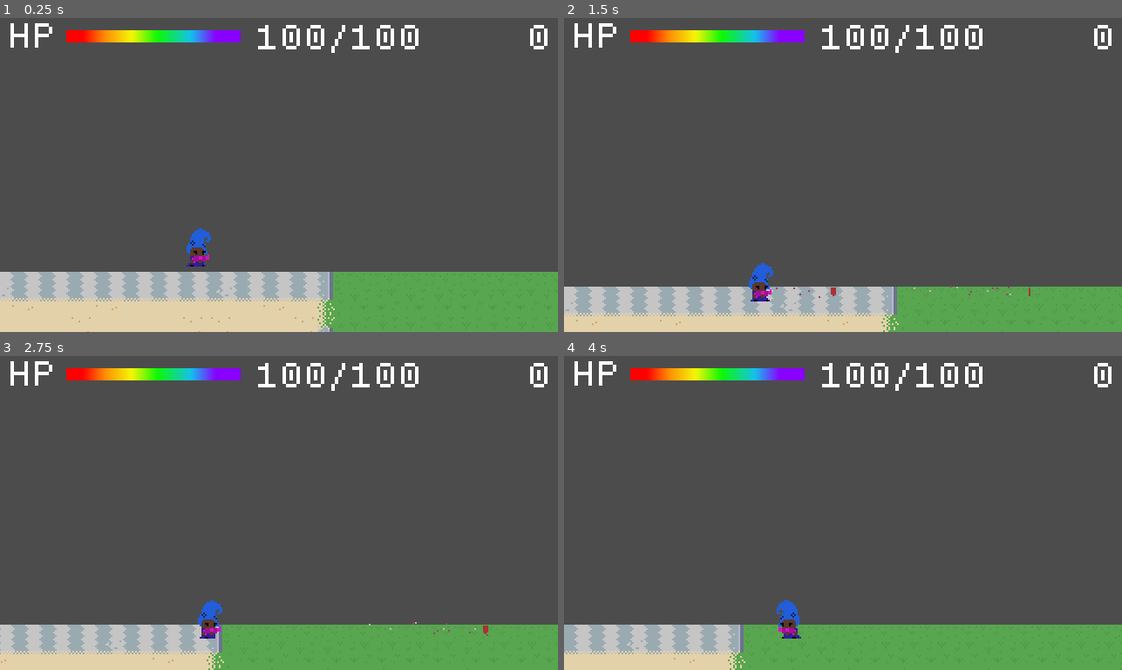
Above: before the commit, frames 1-4 (two rows, left to right).
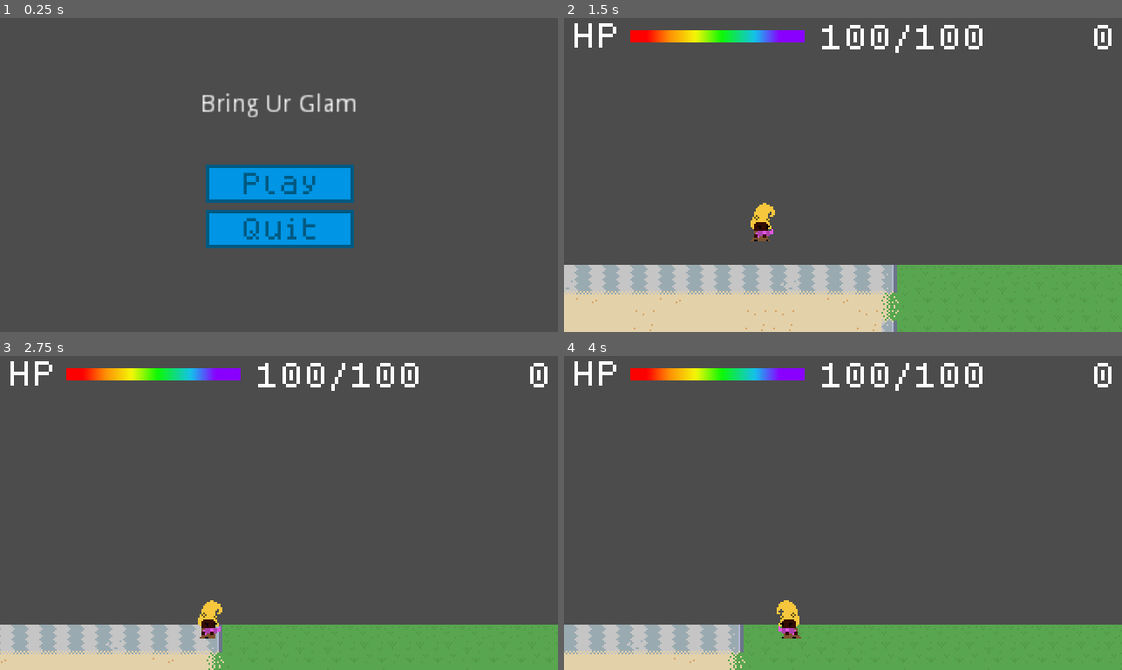
Above: after the commit, the same moments.

Repository: hamiltonromualdo/bring-ur-glam
Game: Godot game, scene res://src/UserInterface/TitleScreen.tscn
Same seed, same stepped clock (60 frames per second), same inputs: the game is played once before the commit and once after it. Before the commit the project starts from res://src/Levels/Playground.tscn.
Inputs (mouse positions are in pixels of both pictures, inside the frame that each line leads up to):
- Up to frame 1 (0.25 s): no input
- Up to frame 2 (1.5 s): click (843, 184) at 0.5 s, where only the run after the commit has a clickable "Play"; click (926, 269) at 1.25 s, where only the run after the commit has a clickable "Play"
- Up to frame 3 (2.75 s): move the mouse to (401, 497) at 2.02 s; hold Right (ui_right) from 2.03 s (still down)
- Up to frame 4 (4 s): move the mouse to (731, 528) at 2.77 s; move the mouse to (898, 443) at 3.52 s; release Right (ui_right) at 3.53 s; hold Left (ui_left) from 3.53 s (still down)

The runs differ from the first frame. In frame 1, 29% of the frame differs, in the area x 0-100%, y 1-100%; in frame 2, 12%; in frame 3, 0.4%; in frame 4, 0.4%.

Commit message:
Fix TitleScreen play button and make it main_scene

Diff:
--- a/bring_ur_glam/project.godot
+++ b/bring_ur_glam/project.godot
@@ -51,7 +51,7 @@
 [application]
 
 config/name="Bring Ur Glam"
-run/main_scene="res://src/Levels/Playground.tscn"
+run/main_scene="res://src/UserInterface/TitleScreen.tscn"
 config/icon="res://icon.png"
 
 [display]
--- a/bring_ur_glam/src/UserInterface/TitleScreen.tscn
+++ b/bring_ur_glam/src/UserInterface/TitleScreen.tscn
@@ -37,6 +37,7 @@
 
 [node name="ChangeSceneButton" parent="Menu" instance=ExtResource( 3 )]
 margin_right = 85.0
+text = "Play"
 next_scene = ExtResource( 4 )
 
 [node name="QuitButton" parent="Menu" instance=ExtResource( 2 )]
